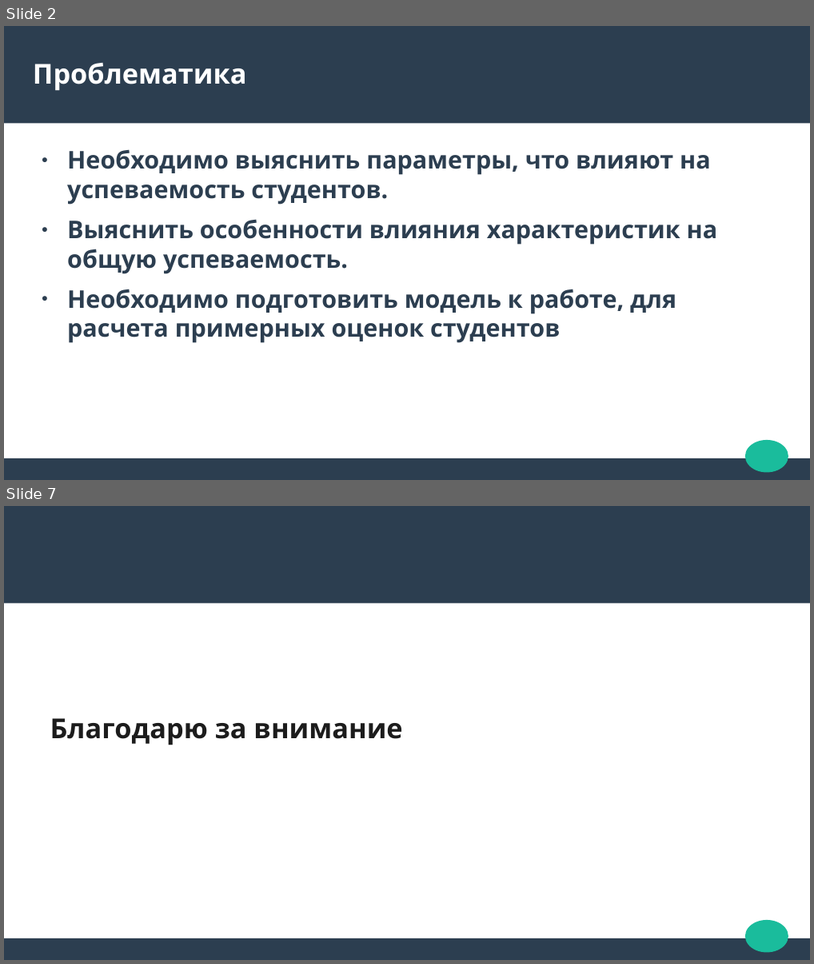
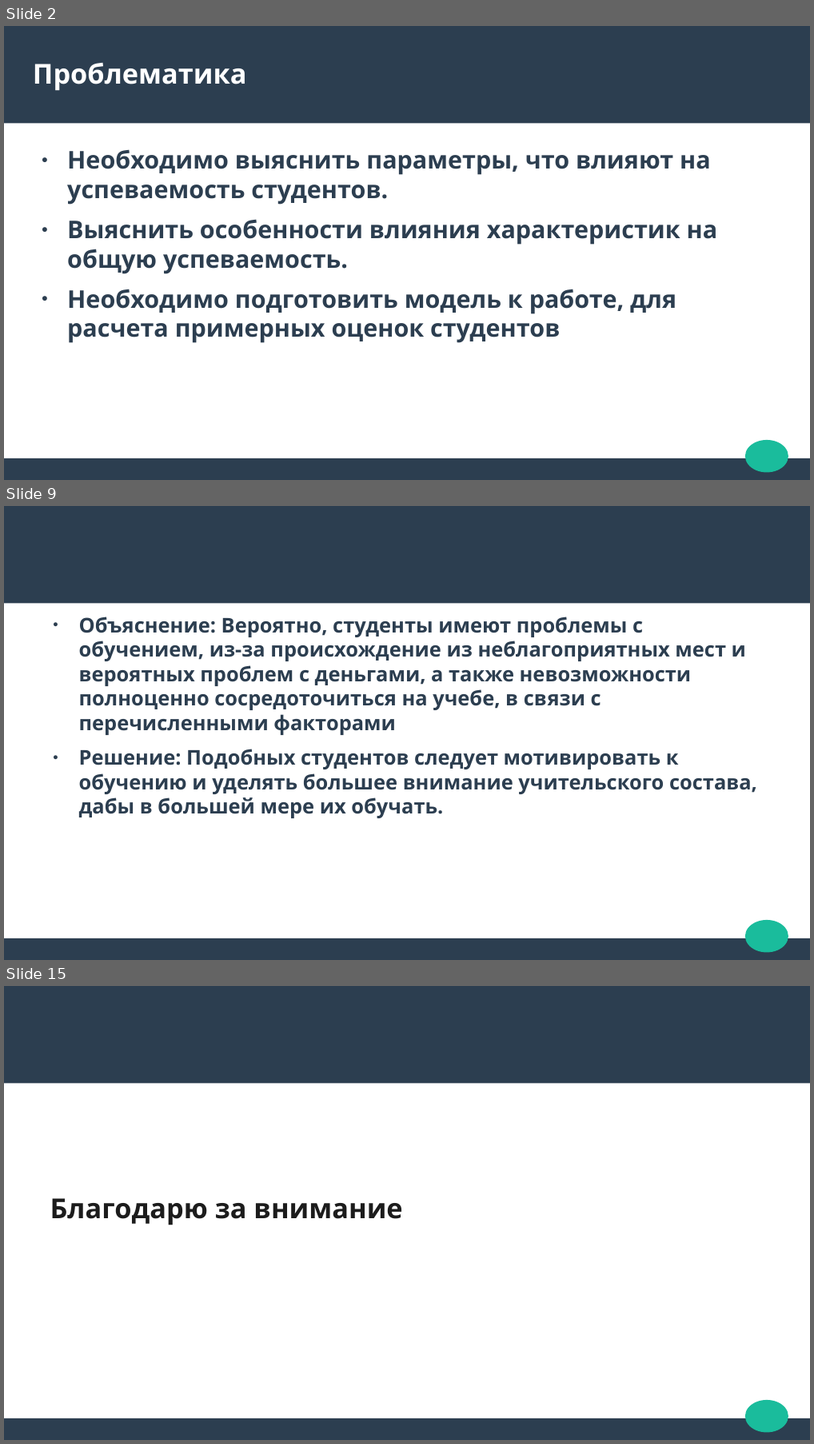
Before and after one commit to StrangeSas/StudentGradesModel, a slide deck: StudentGradesPresentation.odp. Shown one above the other, each under a label of ours: slides 2 and 7 before the commit, slides 2, 9 and 15 after it; the slides between them are not shown. The pictures are 814x964 and 814x1444 pixels, drawn with LibreOffice and Linux fonts; fonts in the diff are those of the drawing. Boxes give left, top, right and bottom in pixels: in the first picture for what was removed or moved away, otherwise in the second. Text is boxed around its words. In the diff, an @@ line names an element or a change of style, - is before the commit and + after.

```diff
--- a/StudentGradesPresentation.odp
+++ b/StudentGradesPresentation.odp
@@ slide 9 added at box(4, 506, 810, 960), background #FFFFFF; not listed: 3 template elements that a slide beside it also shows @@
@@ text added at box(79, 616, 758, 818), 20 pt, text #2C3E50, bold @@
+● Объяснение: Вероятно, студенты имеют проблемы с обучением, из-за происхождение из неблагоприятных мест и вероятных проблем с деньгами, а также невозможности полноценно сосредоточиться на учебе, в связи с перечисленными факторами
+● Решение: Подобных студентов следует мотивировать к обучению и уделять большее внимание учительского состава, дабы в большей мере их обучать.
@@ what was slide 7 is now slide 15 @@
```
Also in this commit, not shown: 2 slides changed, 9 other slides added, 2 slides removed, 1 other file.
